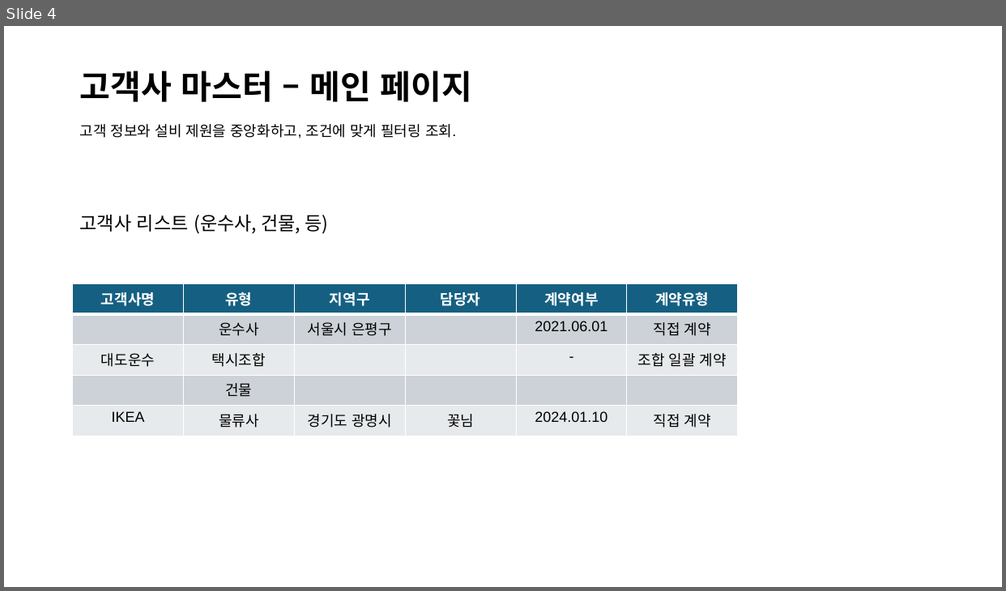
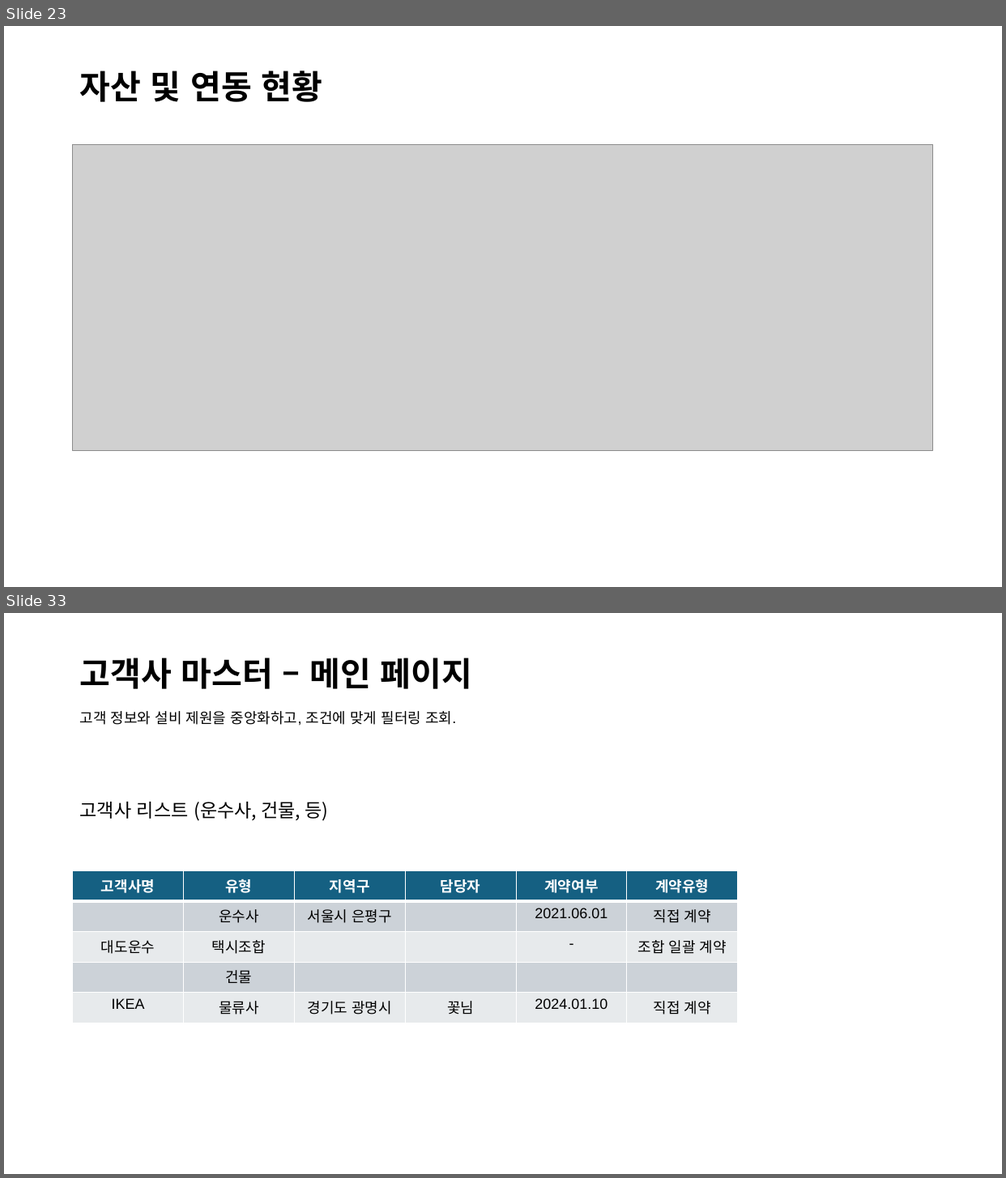
Before and after one commit to esketch-ai/hooxi-cms, a slide deck: Docs/Hooxi-CMS.pptx. Shown one above the other, each under a label of ours: slide 4 before the commit, slides 23 and 33 after it; the slides between them are not shown. The pictures are 1006x591 and 1006x1178 pixels, drawn with LibreOffice and Linux fonts; fonts in the diff are those of the drawing; grey boxes stand for pictures. Boxes give left, top, right and bottom in pixels: in the first picture for what was removed or moved away, otherwise in the second. Text is boxed around its words. In the diff, an @@ line names an element or a change of style, - is before the commit and + after.

```diff
--- a/Docs/Hooxi-CMS.pptx
+++ b/Docs/Hooxi-CMS.pptx
@@ slide 23 added at [4,26,1002,587], background #FFFFFF @@
@@ title added at [80,71,322,102], 32 pt, text #000000, bold @@
+자산 및 연동 현황
@@ picture added at [73,145,934,451] @@
@@ what was slide 4 is now slide 33 @@
```
Also in this commit, not shown: 5 slides changed, 28 other slides added, 15 other files.
